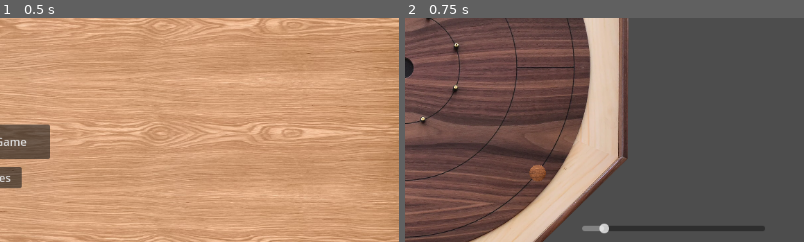
Above: before the commit, frames 1-2 (left to right).
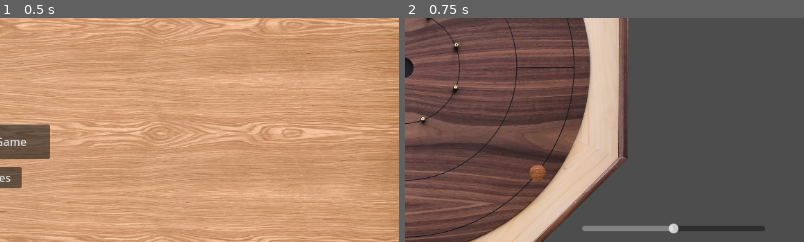
Above: after the commit, the same moments.

Repository: WadeCanavan/Crokinole
Game: Godot game, scene res://Scenes/Title.tscn
The game is run twice, just before and just after one commit, with the same random seed, the same clock (stepped at 60 frames per second) and the same inputs.
Inputs:
- Up to frame 1 (0.5 s): no input
- Up to frame 2 (0.75 s): click "Play Game" at 0.5 s
The pictures show only the part of the screen within x 50-100%, y 38-88%; the shares and areas given below are measured in that part.

Frame 1 is identical in both runs. In frame 2, 0.5% of the frame differs, in the area x 48-69%, y 91-97%.

Commit message:
disc can only be flicked once

Diff:
--- a/Scenes/main.tscn
+++ b/Scenes/main.tscn
@@ -215,9 +215,9 @@
 offset_top = 544.0
 offset_right = 1096.0
 offset_bottom = 560.0
-max_value = 5.0
-step = 0.01
-value = 0.5
+max_value = 9.0
+step = 0.001
+value = 4.5
 
 [node name="scoreBox" type="Node" parent="."]
 
--- a/Scripts/disc.gd
+++ b/Scripts/disc.gd
@@ -5,15 +5,16 @@
 
 var lastValue = 0
 var curValue = 0
+var shot = false
 
 func _on_input_event(viewport, event, shape_idx):
-	if event is InputEventMouseButton and  event.button_index == MOUSE_BUTTON_LEFT and event.pressed:
+	if event is InputEventMouseButton and  event.button_index == MOUSE_BUTTON_LEFT and event.pressed and not shot:
 			#print("Left button was clicked at ", event.position)
 			clickPos = event.position
 			pressed = true
 
 func _input(event):
-	if event is InputEventMouseButton and  event.button_index == MOUSE_BUTTON_LEFT and not event.pressed and pressed:
+	if event is InputEventMouseButton and  event.button_index == MOUSE_BUTTON_LEFT and not event.pressed and pressed and not shot:
 			pressed = false
 			#print("Left button was released at ", event.position)
 			var force = Vector2(clickPos.x - event.position.x, clickPos.y - event.position.y)
@@ -21,16 +22,18 @@
 			#print("distance to disc ", distance)
 			#print(clickPos.x, event.position.x, clickPos.y, event.position.y)
 			linear_velocity = force * 5
+			shot = true
 
 func _integrate_forces(state):
 	#print(curValue)
-	if curValue != 0 :
+	if curValue != 0 and not shot:
 		var origin = Vector2( 576, 316.039 )
 		#print( origin.distance_to(Vector2(position.x,position.y)))
 		var angle = origin.angle_to_point( Vector2(position.x,position.y))
 		position.x = origin.x + cos(angle + (curValue)) * 246.105651855469
 		position.y = origin.y + sin(angle + (curValue)) * 246.105651855469
 		curValue = 0
+
 
 func _on_h_slider_value_changed(value):
 	if lastValue < value:
